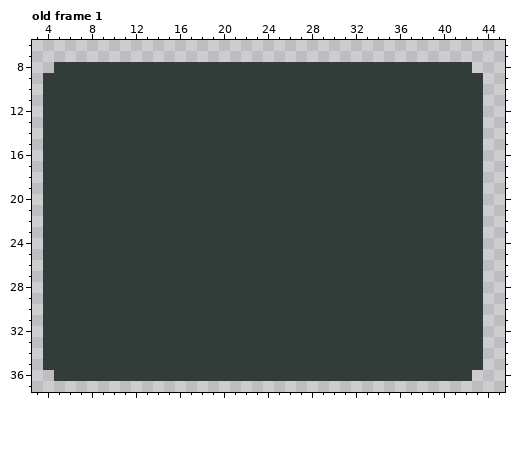
One commit to this pixel-art file: Assets/Sprites/Card/Art/RazorVine.aseprite. Above is the file before it was changed.
48x66 pixels, 1 frame. Colours within 5 levels of each other are drawn and written as one. Shown: old frame 1: x 3..45, y 6..37. The commit also changed other frames, which this record leaves out.
New version:
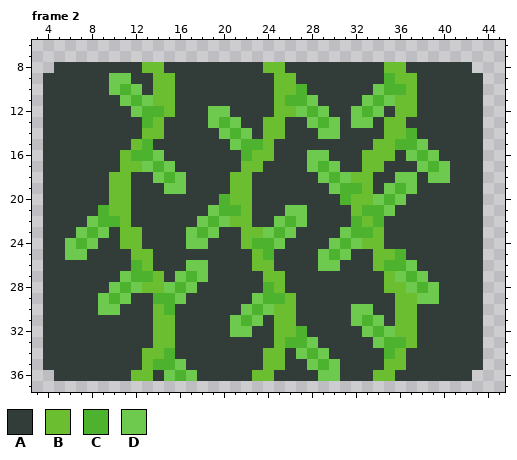
Palette (. is transparent): A #323c39  B #6abe30  C #4db22e  D #6dca4e
A new or re-ordered frame is compared with the old frame closest to it.
From old to new:
frames 1 -> 3
layer "Layer 2" opacity 51% -> 100%
Changed rows in their new state; - is an unchanged pixel.
Frame 2 is new; against old frame 1, layer "Layer 2":
first column x 6:
 8 -------BB---------BB---------BB----
 9 ----DD--BB---------BB--------CBB---
10 ----DCD-BB---------BBC------DCCB---
11 -----DCDBB---------BCCD----DCDBB---
12 ------DCCB---DD----BBDCD--DCD-BB---
13 -------CB----DCD--BB--DCD-DD-BB----
14 -------BB-----DCD-BB---DD----BBC---
15 ------BC-------DCCB---------BBCCD--
16 -----BCCD-------CBB---DD---BBB-DCD-
17 -----BBDCD------BB----DCD--BB---DCD
18 ----BB--DCD----BB------DCDBB--DD-DD
19 ----BB---DD----BB-------DCCB-DCD---
20 ----BB--------CBB--------CBBDCD----
21 ---CBB-------DCCB---DD----BCCD-----
22 --DCCB------DCDBB--DCD----CBC------
23 -DCD-BB----DCD--BBDCD----DCCB------
24 DCD--BB----DD---BCCD----DCDBB------
25 DD----BB---------BC----DCD--BBC----
26 ------CB---DD----BB----DD---BCCD---
27 -----DCCB-DCD-----BB---------BDCD--
28 ----DCDBBDCD------CB---------BBDCD-
29 ---DCD--CCD------DCCB---------BBDD-
30 ---DD---BC------DCDBB-----DD--BB---
31 --------BB-----DCD-BB-----DCD-BB---
32 --------BB-----DD--BBC-----DCDBB---
33 --------BB---------BCCD-----DCCB---
34 -------BBC--------BB-DCD-----CB----
35 -------BCCD-------BB--DCD----BB----
36 ------BB-DCD-----BB----DD---BB-----
